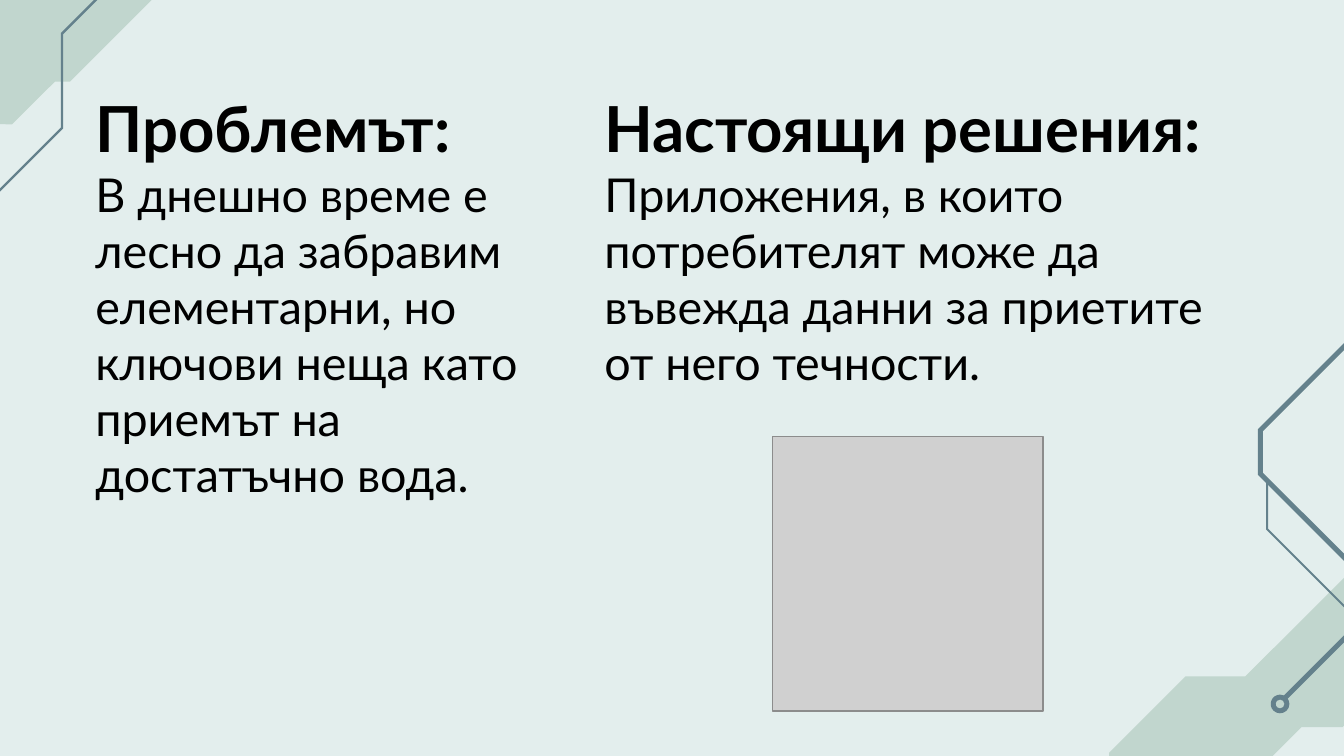
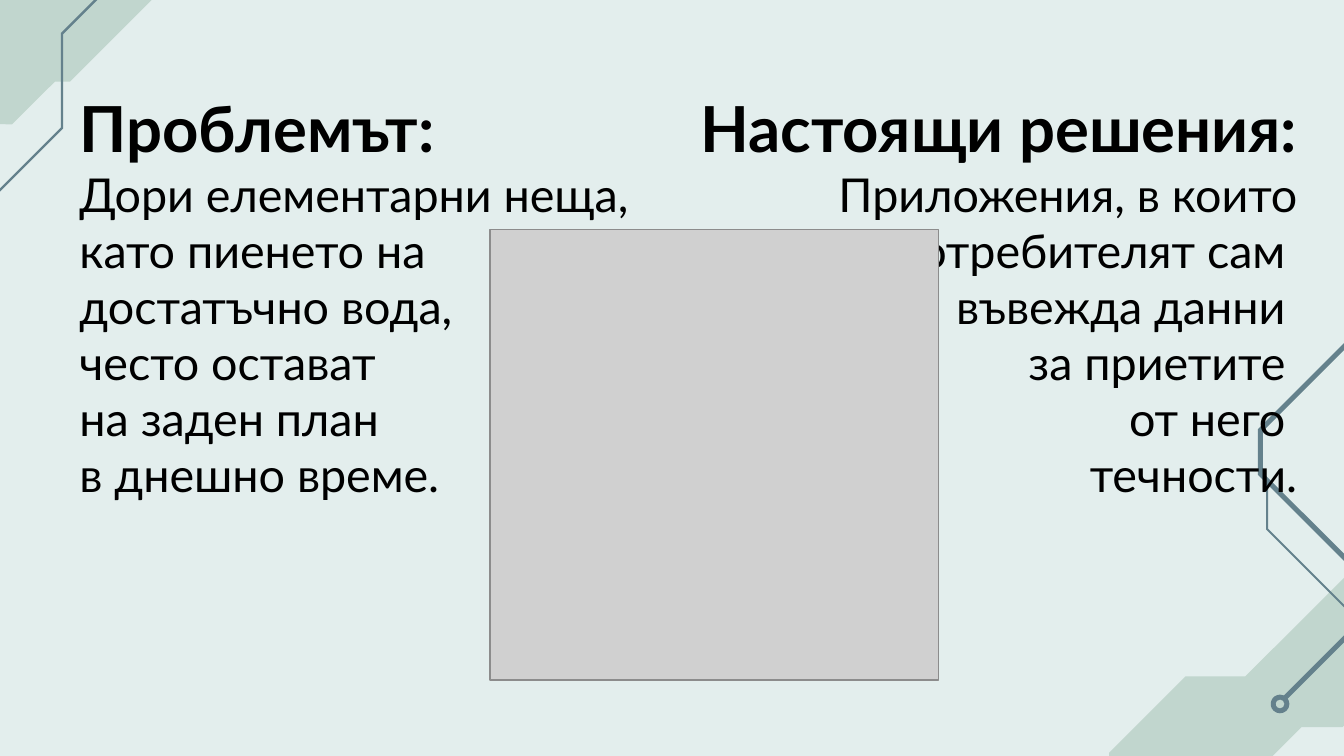
Before and after one commit to DunevTsvetomir/HACKTUES11, a slide deck: slide 2 of Smart Mat.pptx. Drawn at 1344x756 pixels with LibreOffice and Linux fonts; fonts in the diff are those of the drawing; grey boxes stand for pictures. Boxes give left, top, right and bottom in pixels: in the first picture for what was removed or moved away, otherwise in the second. Text is boxed around its words. In the diff, an @@ line names an element or a change of style, - is before the commit and + after.

```diff
--- a/Smart Mat.pptx
+++ b/Smart Mat.pptx
@@ text "Проблемът:" moved from (x1=95, y1=105, x2=518, y2=500) to (x1=79, y1=105, x2=629, y2=500) @@
@@ text "Настоящи решения:" moved from (x1=604, y1=106, x2=1203, y2=381) to (x1=701, y1=106, x2=1297, y2=501) @@
@@ text at (x1=79, y1=105, x2=434, y2=163): alignment left to justified @@
@@ text at (x1=701, y1=106, x2=1297, y2=163): alignment left to right @@
@@ text at (x1=79, y1=178, x2=629, y2=500): text changed @@
-В днешно време е лесно да забравим елементарни, но ключови неща като приемът на достатъчно вода.
+Дори елементарни неща, като пиенето на достатъчно вода,
+често остават
+на заден план
+в днешно време.
@@ text at (x1=838, y1=178, x2=1297, y2=501): text changed @@
-Приложения, в които потребителят може да въвежда данни за приетите от него течности.
+Приложения, в които потребителят сам
+въвежда данни
+за приетите
+от него
+течности.
@@ picture resized from (x1=773, y1=437, x2=1043, y2=711) to (x1=491, y1=230, x2=939, y2=680) @@
```
Also in this commit, not shown: 6 other slides changed, 4 other files.
